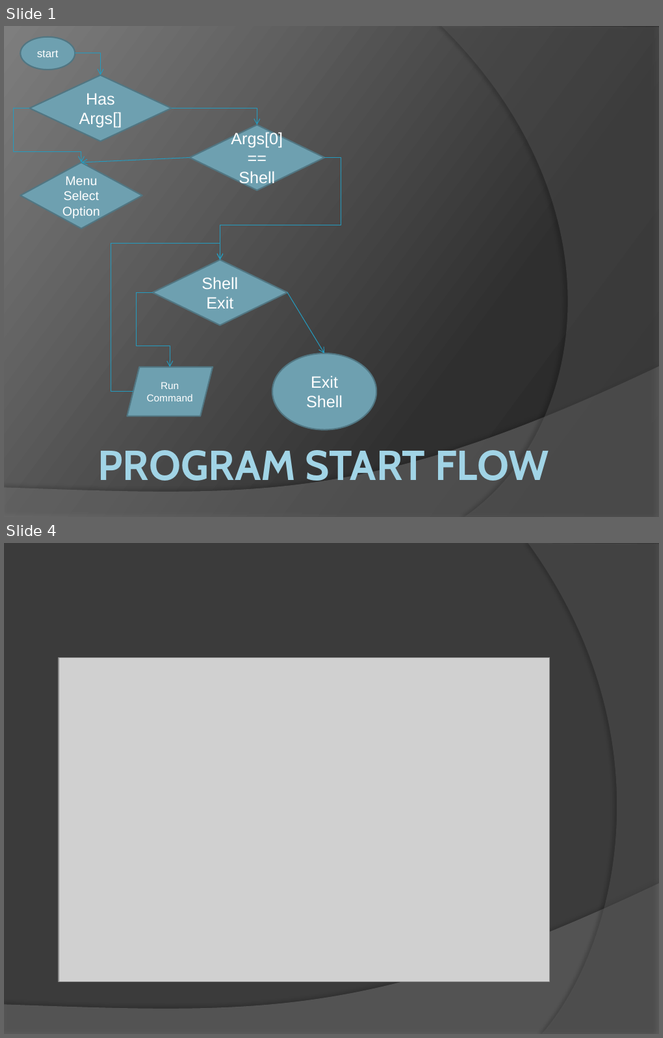
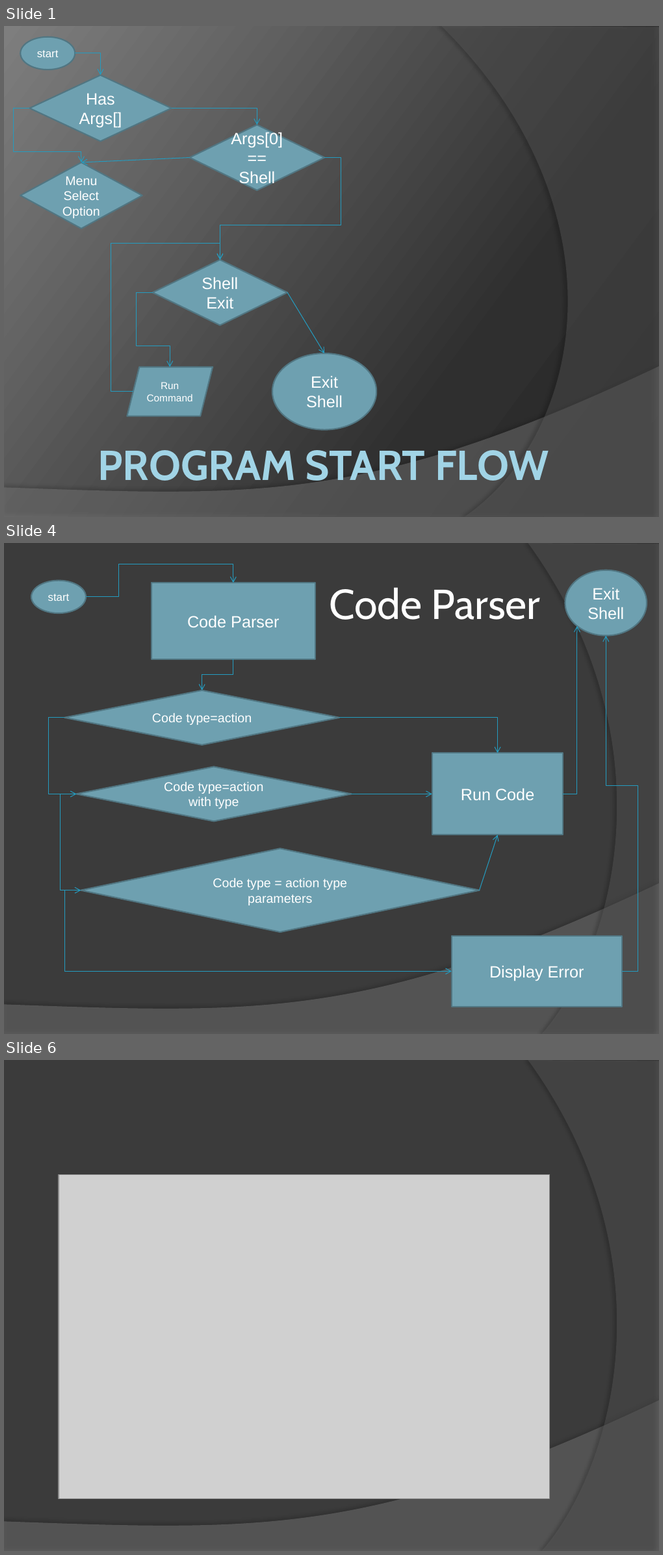
Before and after one commit to Mel4221/QuickToolsScript, a slide deck: Documentation/QuickToolsScript_Schema.pptx. Shown one above the other, each under a label of ours: slides 1 and 4 before the commit, slides 1, 4 and 6 after it; the slides between them are not shown. The pictures are 663x1038 and 663x1555 pixels, drawn with LibreOffice and Linux fonts; fonts in the diff are those of the drawing; grey boxes stand for pictures. Boxes give left, top, right and bottom in pixels: in the first picture for what was removed or moved away, otherwise in the second. Text is boxed around its words. In the diff, an @@ line names an element or a change of style, - is before the commit and + after.

```diff
--- a/Documentation/QuickToolsScript_Schema.pptx
+++ b/Documentation/QuickToolsScript_Schema.pptx
@@ slide 4 added at <box>4,543,659,1034</box>, background #3B3B3B; not listed: 2 template elements that a slide beside it also shows @@
@@ ellipse added at <box>31,580,86,613</box>, fill #6EA0B0, outline #517682 1.5 pt, 12 pt, text #FFFFFF @@
+start
@@ elbow arrow added from (86, 597) to (233, 583), #239BC2 0.75 pt @@
@@ ellipse added at <box>566,570,648,635</box>, fill #6EA0B0, outline #517682 1.5 pt, 18 pt, text #FFFFFF @@
+Exit Shell
@@ rectangle added at <box>152,583,315,659</box>, fill #6EA0B0, outline #517682 1.5 pt, 18 pt, text #FFFFFF @@
+Code Parser
@@ title added at <box>330,587,541,620</box>, 46 pt, text #FFFFFF @@
+Code Parser
@@ elbow arrow added from (564, 794) to (577, 626), #239BC2 0.75 pt @@
@@ elbow arrow added from (622, 971) to (606, 635), #239BC2 0.75 pt @@
@@ elbow arrow added from (233, 659) to (202, 691), #239BC2 0.75 pt @@
@@ diamond added at <box>65,691,339,745</box>, fill #6EA0B0, outline #517682 1.5 pt, 14 pt, text #FFFFFF @@
+Code type=action
@@ elbow arrow added from (65, 718) to (77, 794), #239BC2 0.75 pt @@
@@ elbow arrow added from (339, 718) to (498, 754), #239BC2 0.75 pt @@
@@ rectangle added at <box>432,754,564,835</box>, fill #6EA0B0, outline #517682 1.5 pt, 18 pt, text #FFFFFF @@
+Run Code
@@ diamond added at <box>77,767,351,821</box>, fill #6EA0B0, outline #517682 1.5 pt, 14 pt, text #FFFFFF @@
+Code type=action with type
@@ elbow arrow added from (77, 794) to (81, 890), #239BC2 0.75 pt @@
@@ arrow added from (351, 794) to (432, 794), #239BC2 0.75 pt @@
@@ diamond added at <box>81,849,479,933</box>, fill #6EA0B0, outline #517682 1.5 pt, 14 pt, text #FFFFFF @@
+Code type = action type parameters
@@ arrow added from (480, 890) to (498, 835), #239BC2 0.75 pt @@
@@ elbow arrow added from (81, 890) to (451, 971), #239BC2 0.75 pt @@
@@ rectangle added at <box>451,936,622,1007</box>, fill #6EA0B0, outline #517682 1.5 pt, 18 pt, text #FFFFFF @@
+Display Error
@@ what was slide 4 is now slide 6 @@
```
Also in this commit, not shown: 1 slide changed, 2 other slides added, 1 slide removed, 14 other files.
